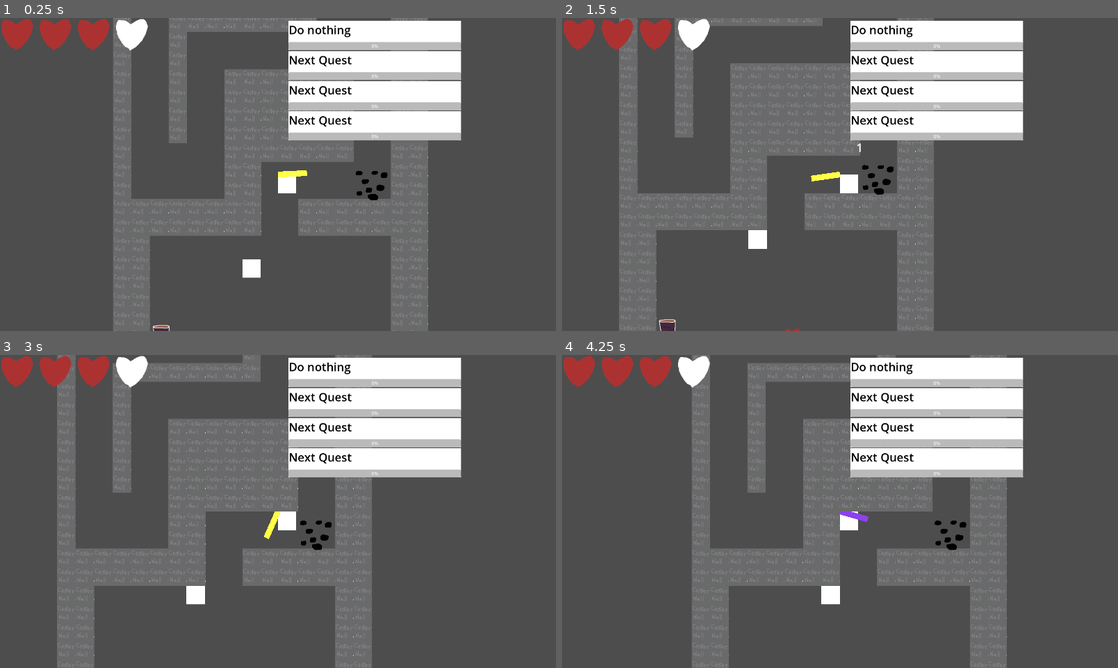
Above: before the commit, frames 1-4 (two rows, left to right).
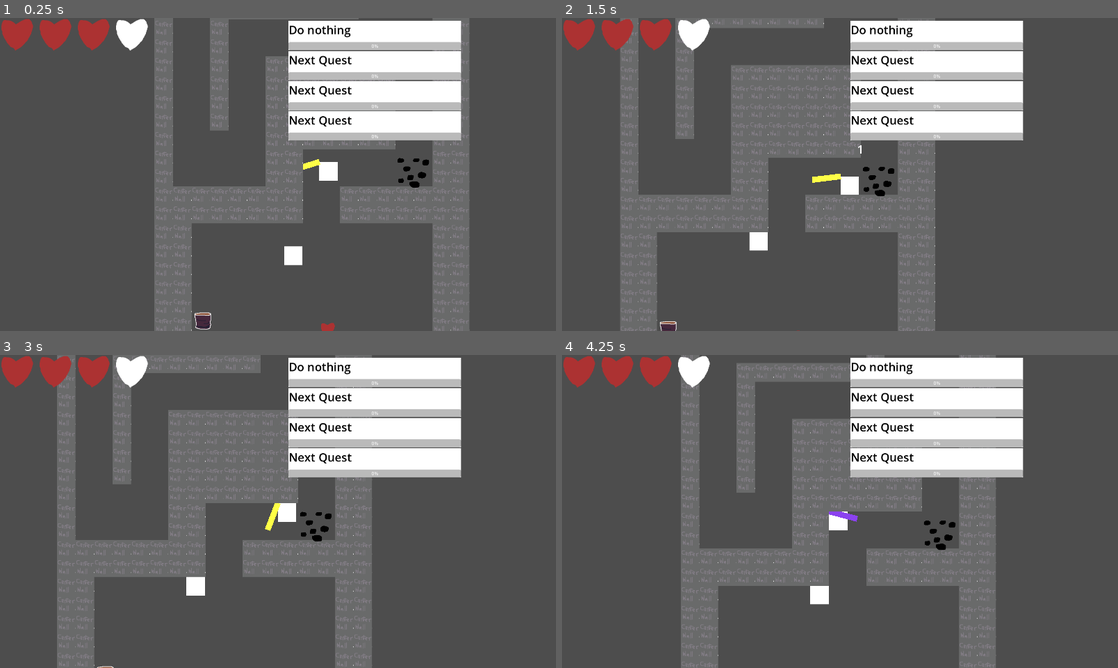
Above: after the commit, the same moments.

Repository: precup/LD51
Game: Godot game, scene res://root.tscn
Two runs of this game, one before a commit and one after it. Both use one fixed random seed, a clock stepped at 60 frames per second and the inputs below.
Inputs (mouse positions are in pixels of both pictures, inside the frame that each line leads up to):
- Up to frame 1 (0.25 s): no input
- Up to frame 2 (1.5 s): move the mouse to (962, 158) at 0.52 s; hold D (right) 0.53-1.28 s; tap Mouse wheel up (change_gun) at 0.6, 1.35 s; click (962, 158) at 0.67 s; move the mouse to (728, 190) at 1.27 s; hold S (down) from 1.28 s (still down)
- Up to frame 3 (3 s): move the mouse to (333, 442) at 2.02 s; release S (down) at 2.03 s; hold D (right) 2.03-2.78 s; tap Mouse wheel up (change_gun) at 2.1, 2.85 s; tap Enter at 2.75 s; move the mouse to (250, 574) at 2.77 s; hold W (up) from 2.78 s (still down); click (250, 574) at 2.92 s
- Up to frame 4 (4.25 s): move the mouse to (1006, 558) at 3.52 s; release W (up) at 3.53 s; hold A (left) from 3.53 s (still down); tap Mouse wheel up (change_gun) at 3.6 s

The runs differ from the first frame. In frame 1, 28% of the frame differs, in the area x 20-85%, y 0-100%; in frame 2, 4.0%; in frame 3, 6.4%; in frame 4, 11%.

Commit message:
Camera fixes

Diff:
--- a/camera.gd
+++ b/camera.gd
@@ -1,13 +1,8 @@
 extends Camera2D
 
+@export var POSITION_AVERAGE_FRACTION: float = 0.1
 
-# Called when the node enters the scene tree for the first time.
-func _ready():
-  pass # Replace with function body.
-
-
-# Called every frame. 'delta' is the elapsed time since the previous frame.
-func _process(_delta):
-  var player = $"../player"
-
-  position = player.position
+func _physics_process(__delta):
+  var player = get_tree().get_first_node_in_group("player")
+  if player:
+    global_position = lerp(global_position, player.global_position, POSITION_AVERAGE_FRACTION)
--- a/root.tscn
+++ b/root.tscn
@@ -321,7 +321,6 @@
 
 [node name="camera" type="Camera2D" parent="."]
 current = true
-smoothing_enabled = true
 script = ExtResource("6_crj1l")
 
 [node name="projectiles" type="Node2D" parent="."]
